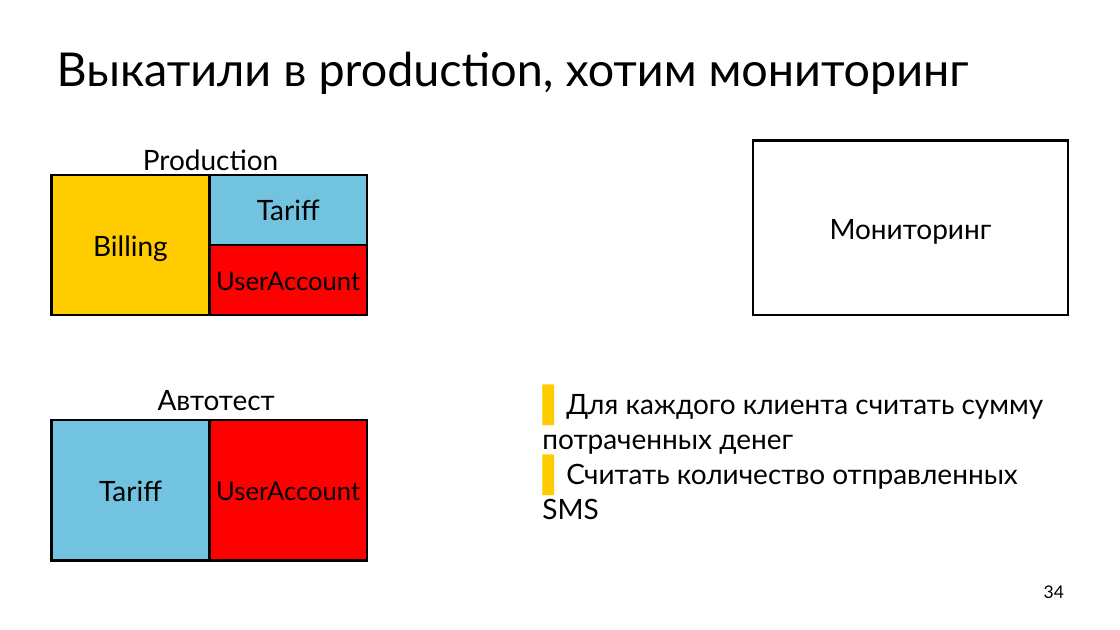
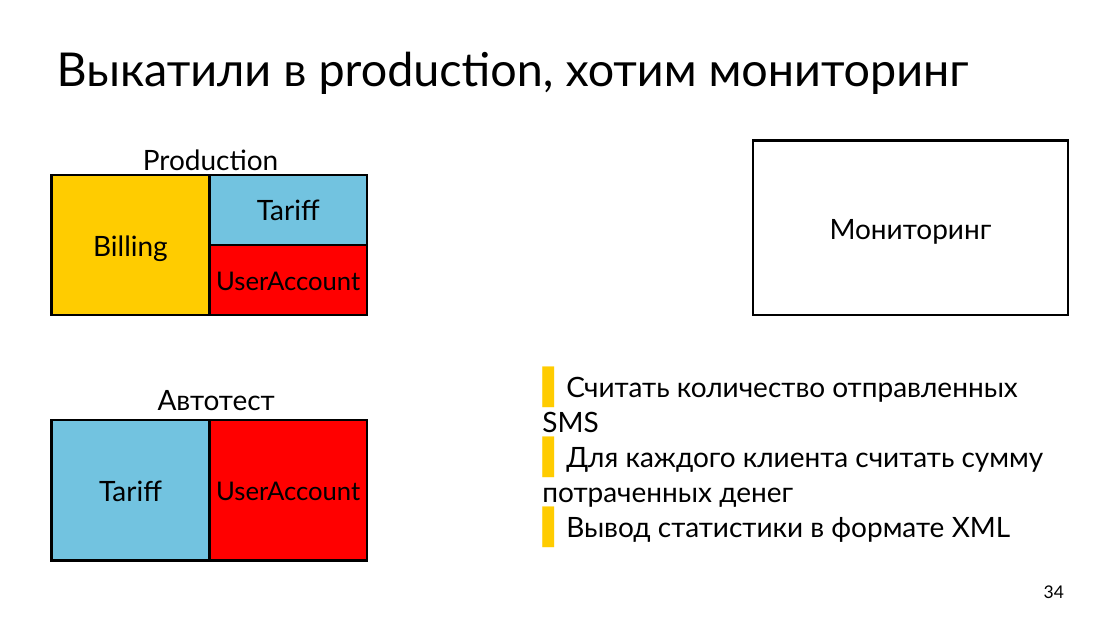
Before and after one commit to ishfb/cpprus17, a slide deck: slide 34 of slides.pptx. Drawn at 1120x630 pixels with LibreOffice and Linux fonts; fonts in the diff are those of the drawing. Boxes give left, top, right and bottom in pixels: in the first picture for what was removed or moved away, otherwise in the second. Text is boxed around its words. In the diff, an @@ line names an element or a change of style, - is before the commit and + after.

Commit message:
Мониторинг...

```diff
--- a/slides.pptx
+++ b/slides.pptx
@@ text at bbox=[542, 376, 1017, 437]: paragraph added @@
+  ▌ Считать количество отправленных SMS
@@ text at bbox=[566, 517, 1010, 542]: text changed @@
-  ▌ Считать количество отправленных SMS
+  ▌ Вывод статистики в формате XML
```
Also in this commit, not shown: 1 slide added.
